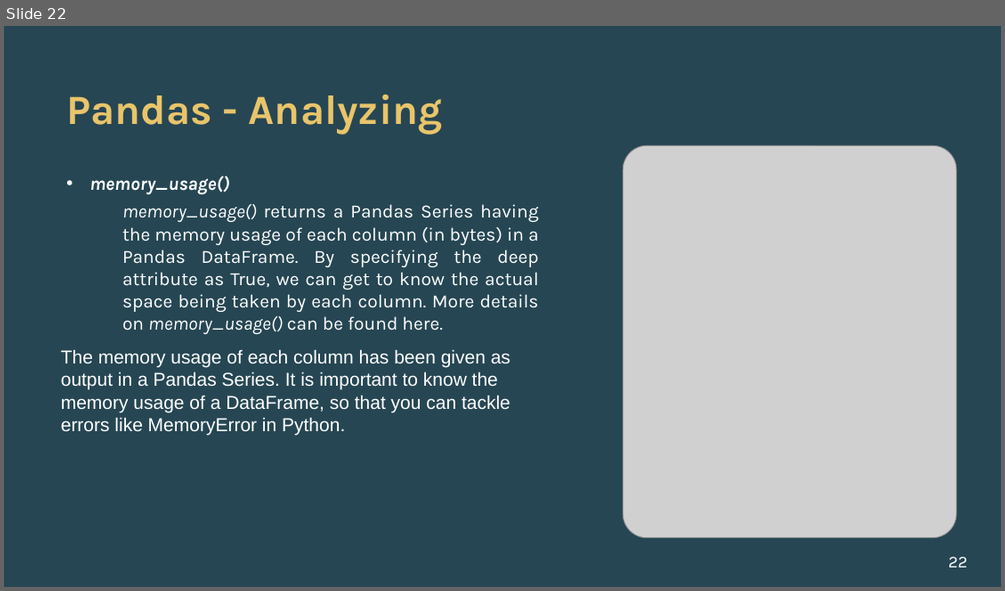
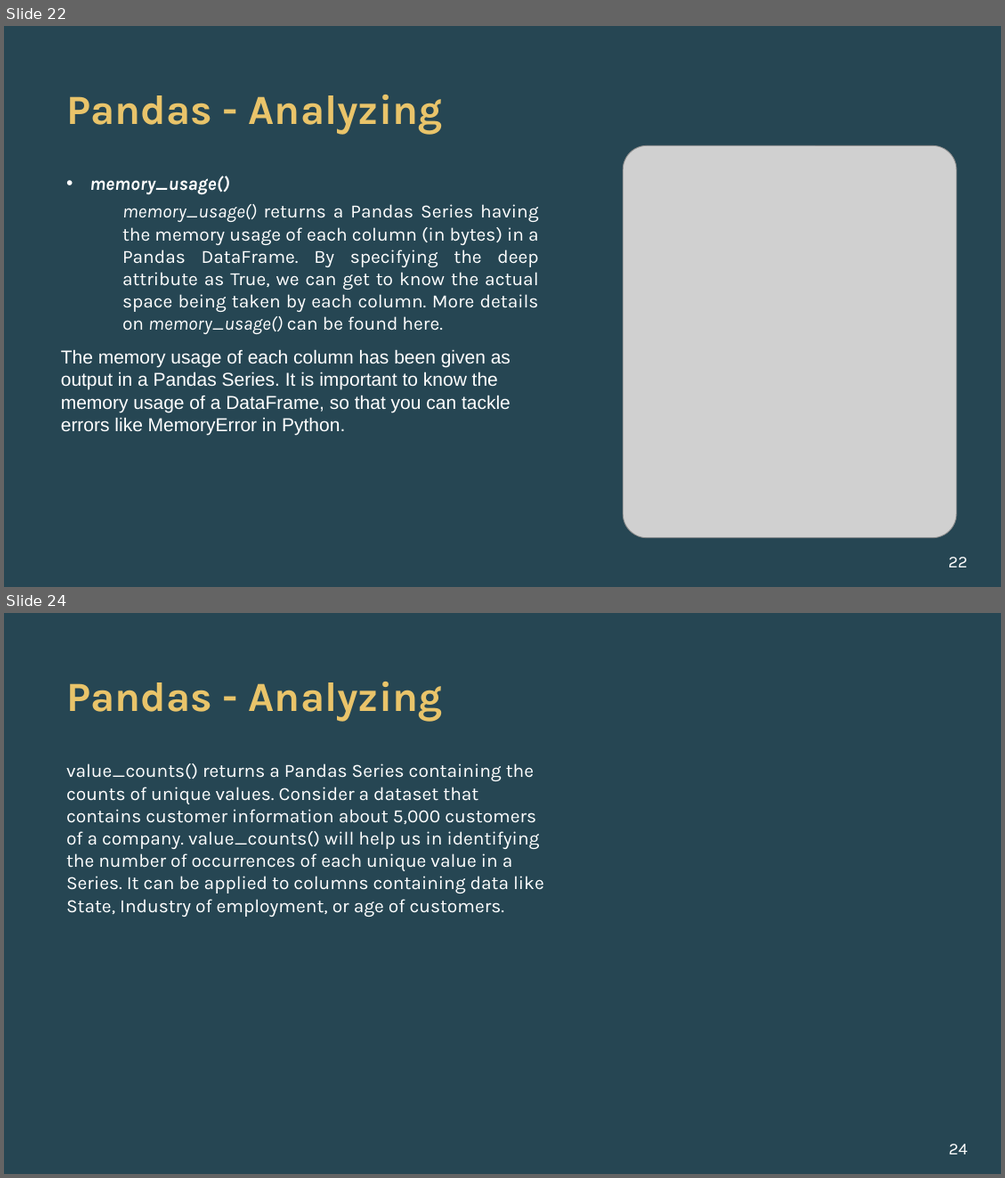
Before and after one commit to alishhde/PandasTutorial, a slide deck: Pandas Tutorials.pptx. Shown one above the other, each under a label of ours: slide 22 before the commit, slides 22 and 24 after it; the slides between them are not shown. The pictures are 1005x591 and 1005x1178 pixels, drawn with LibreOffice and Linux fonts; fonts in the diff are those of the drawing; grey boxes stand for pictures; background and template pictures are left out. Boxes give left, top, right and bottom in pixels: in the first picture for what was removed or moved away, otherwise in the second. Text is boxed around its words. In the diff, an @@ line names an element or a change of style, - is before the commit and + after.

```diff
--- a/Pandas Tutorials.pptx
+++ b/Pandas Tutorials.pptx
@@ slide 24 added at bbox=[4, 613, 1001, 1174], background #264653 @@
@@ title added at bbox=[66, 682, 443, 721], 40 pt, text #E9C46A, bold @@
+Pandas - Analyzing
@@ text added at bbox=[66, 763, 544, 916], 18 pt, text #FFFFFF @@
+value_counts() returns a Pandas Series containing the counts of unique values. Consider a dataset that contains customer information about 5,000 customers of a company. value_counts() will help us in identifying the number of occurrences of each unique value in a Series. It can be applied to columns containing data like State, Industry of employment, or age of customers.
@@ page number added at bbox=[948, 1143, 967, 1154], 16 pt, text #FFFFFF @@
+24
```
Also in this commit, not shown: 1 slide changed, 11 other slides added, 17 other files.
